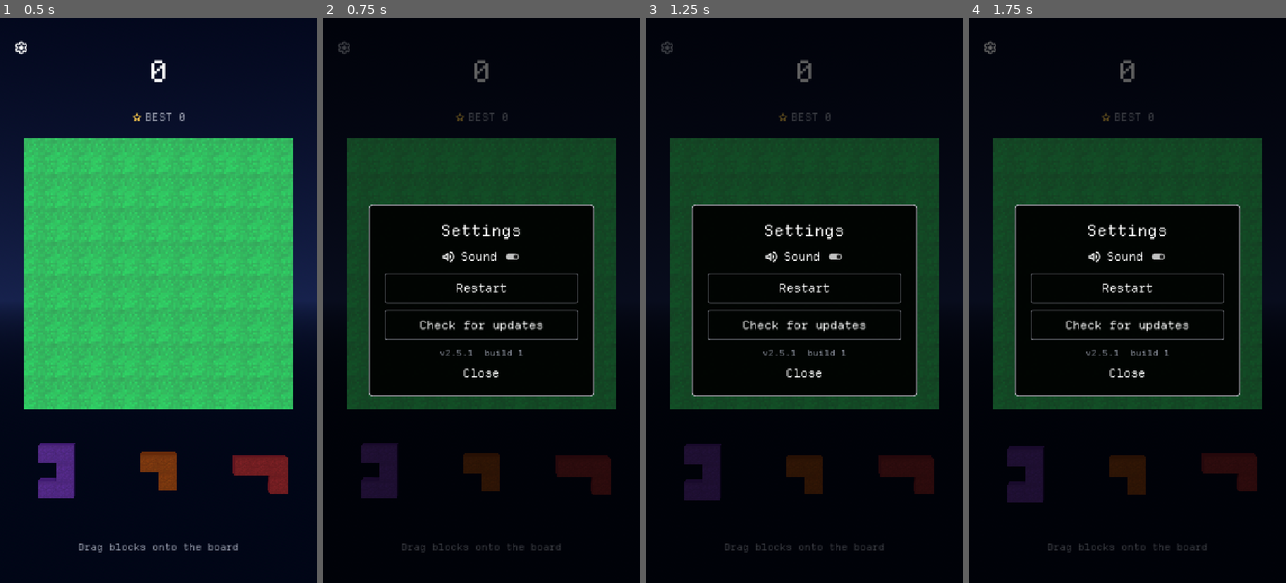
Above: before the commit, frames 1-4 (left to right).
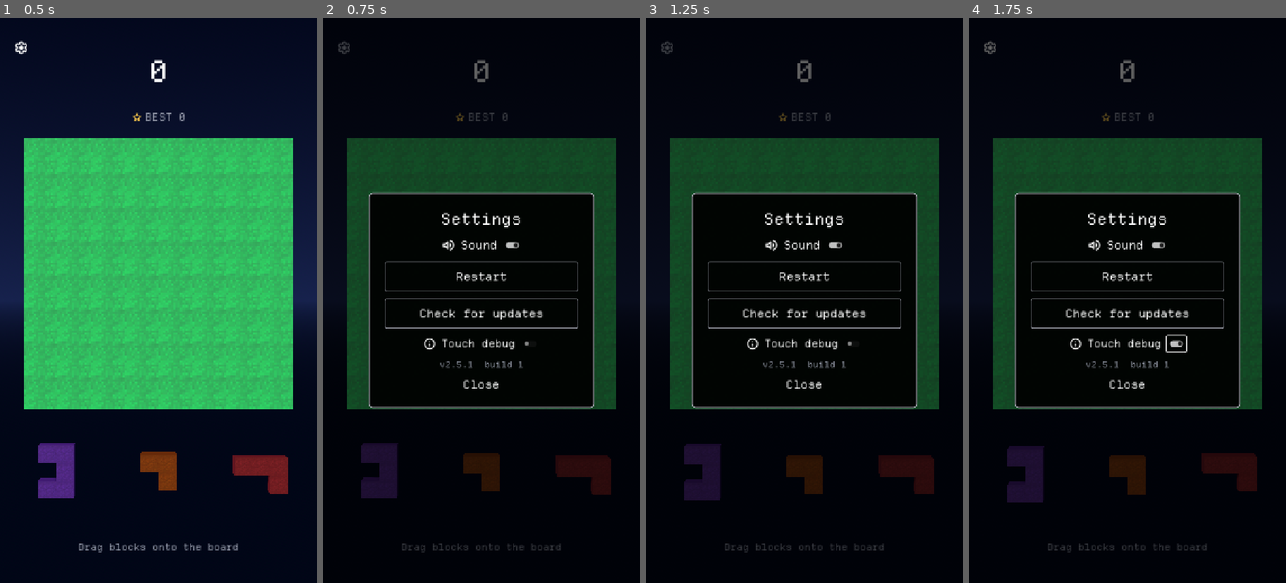
Above: after the commit, the same moments.

Repository: Matko802/blockshark
Game: Godot game, scene res://scenes/main.tscn
The game is run twice, just before and just after one commit, with the same random seed, the same clock (stepped at 60 frames per second) and the same inputs.
Inputs (mouse positions are in pixels of both pictures, inside the frame that each line leads up to):
- Up to frame 1 (0.5 s): no input
- Up to frame 2 (0.75 s): click "" at 0.5 s
- Up to frame 3 (1.25 s): no input
- Up to frame 4 (1.75 s): click (1175, 345) at 1.27 s

Frame 1 is identical in both runs. In frame 2, 6.6% of the frame differs, in the area x 14-86%, y 30-70%; in frame 3, 6.6%; in frame 4, 6.7%.

Commit message:
Dialog outside tap dismiss plus touch debug toggle

Diff:
--- a/scripts/hud.gd
+++ b/scripts/hud.gd
@@ -18,6 +18,9 @@
 var update_title: Label
 var update_body: Label
 var update_go: Button
+var debug_touch := false
+var debug_label: Label
+var debug_switch: CheckButton
 
 func setup(mn, ver: String) -> void:
 	main = mn
@@ -110,6 +113,15 @@
 	settings_button = M3Kit.icon_button("settings", 34)
 	settings_button.pressed.connect(show_settings)
 	left_box.add_child(settings_button)
+	debug_label = title_label("", 18, M3Kit.INK_DIM)
+	debug_label.set_anchors_preset(Control.PRESET_TOP_RIGHT)
+	debug_label.offset_left = -420
+	debug_label.offset_right = -16
+	debug_label.offset_top = 112
+	debug_label.offset_bottom = 140
+	debug_label.horizontal_alignment = HORIZONTAL_ALIGNMENT_RIGHT
+	debug_label.visible = false
+	root.add_child(debug_label)
 	hint_label = title_label("Drag blocks onto the board", 22, M3Kit.INK_DIM)
 	hint_label.set_anchors_preset(Control.PRESET_BOTTOM_WIDE)
 	hint_label.offset_left = 16
@@ -124,6 +136,7 @@
 
 func build_settings(root: Control) -> void:
 	settings_dim = dim_layer()
+	settings_dim.gui_input.connect(_on_dim_pressed.bind(settings_dim))
 	root.add_child(settings_dim)
 	var center := CenterContainer.new()
 	center.set_anchors_preset(Control.PRESET_FULL_RECT)
@@ -153,6 +166,16 @@
 	var update_button := sheet_button("Check for updates")
 	update_button.pressed.connect(_on_check_pressed)
 	box.add_child(update_button)
+	var debug_row := HBoxContainer.new()
+	debug_row.alignment = BoxContainer.ALIGNMENT_CENTER
+	debug_row.add_theme_constant_override("separation", 12)
+	box.add_child(debug_row)
+	debug_row.add_child(M3Kit.icon_label("info", 30, M3Kit.INK))
+	var debug_name := title_label("Touch debug", 24, M3Kit.INK)
+	debug_row.add_child(debug_name)
+	debug_switch = CheckButton.new()
+	debug_switch.toggled.connect(_on_debug_toggled)
+	debug_row.add_child(debug_switch)
 	settings_version = title_label(version_text, 20, M3Kit.INK_DIM)
 	box.add_child(settings_version)
 	var close_button := Button.new()
@@ -171,8 +194,32 @@
 	main.sound.ui()
 	main.check_updates()
 
+func _on_debug_toggled(on: bool) -> void:
+	debug_touch = on
+	debug_label.visible = on
+	if not on:
+		debug_label.text = ""
+
+func _on_dim_pressed(event: InputEvent, dim: ColorRect) -> void:
+	var tapped := false
+	if event is InputEventMouseButton and event.button_index == MOUSE_BUTTON_LEFT and event.pressed:
+		tapped = true
+	if event is InputEventScreenTouch and event.pressed:
+		tapped = true
+	if tapped:
+		dim.visible = false
+
+func _input(event: InputEvent) -> void:
+	if not debug_touch:
+		return
+	if event is InputEventMouseButton and event.button_index == MOUSE_BUTTON_LEFT and event.pressed:
+		debug_label.text = "tap " + str(Vector2i(event.position))
+	elif event is InputEventScreenTouch and event.pressed:
+		debug_label.text = "touch " + str(Vector2i(event.position))
+
 func build_update(root: Control) -> void:
 	update_dim = dim_layer()
+	update_dim.gui_input.connect(_on_dim_pressed.bind(update_dim))
 	root.add_child(update_dim)
 	var center := CenterContainer.new()
 	center.set_anchors_preset(Control.PRESET_FULL_RECT)
